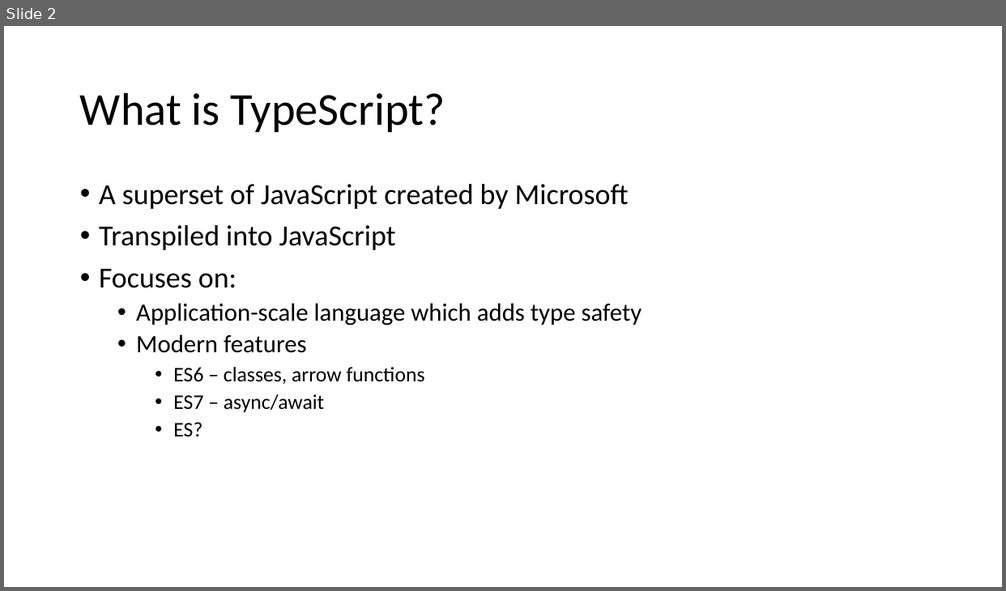
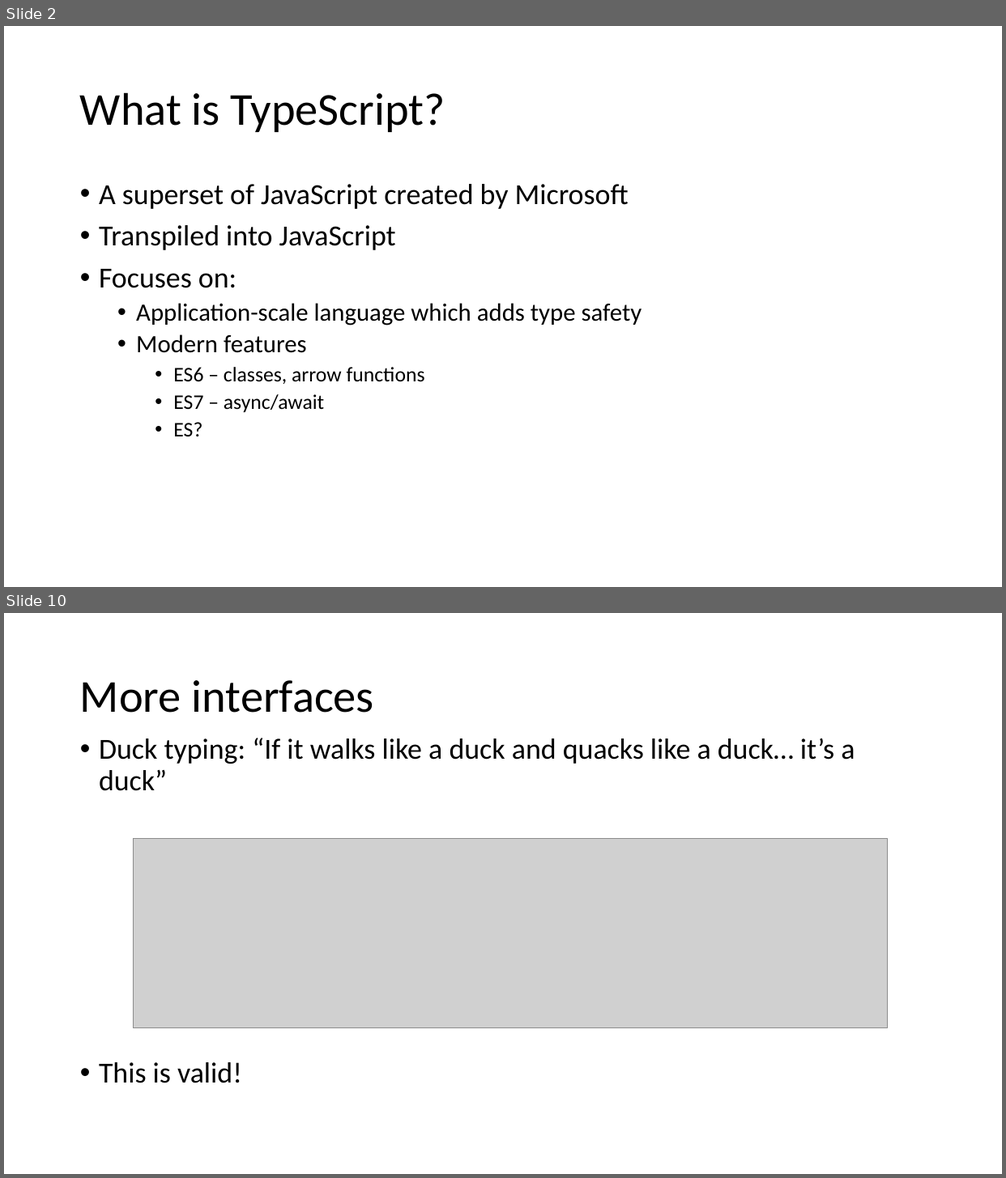
Before and after one commit to schneidenbach/Angular2-AspNetCore-TypeScript-Workshop, a slide deck: slides/1 - TypeScript.pptx. Shown one above the other, each under a label of ours: slide 2 before the commit, slides 2 and 10 after it; the slides between them are not shown. The pictures are 1006x591 and 1006x1178 pixels, drawn with LibreOffice and Linux fonts; fonts in the diff are those of the drawing; grey boxes stand for pictures. Boxes give left, top, right and bottom in pixels: in the first picture for what was removed or moved away, otherwise in the second. Text is boxed around its words. In the diff, an @@ line names an element or a change of style, - is before the commit and + after.

```diff
--- a/slides/1 - TypeScript.pptx
+++ b/slides/1 - TypeScript.pptx
@@ slide 10 added at (x1=4, y1=613, x2=1002, y2=1174), background #FFFFFF @@
@@ title added at (x1=80, y1=680, x2=374, y2=713), 44 pt, text #000000 @@
+More interfaces
@@ text added at (x1=99, y1=738, x2=854, y2=1084), 28 pt, text #000000 @@
+• Duck typing: “If it walks like a duck and quacks like a duck… it’s a duck”
+• This is valid!
@@ picture added at (x1=133, y1=839, x2=888, y2=1029) @@
```
Also in this commit, not shown: 16 other slides added, 2 slides removed, 14 other files.
